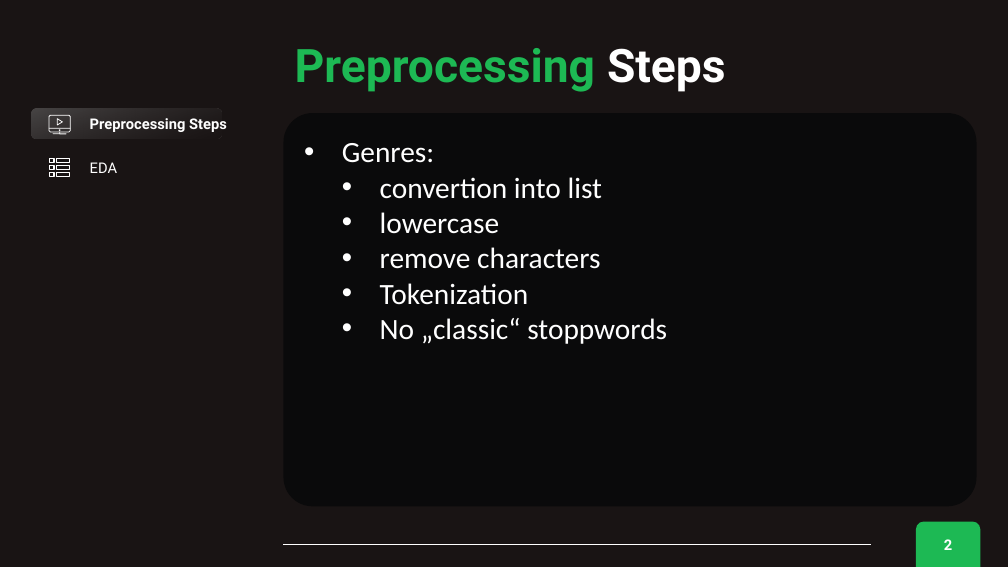
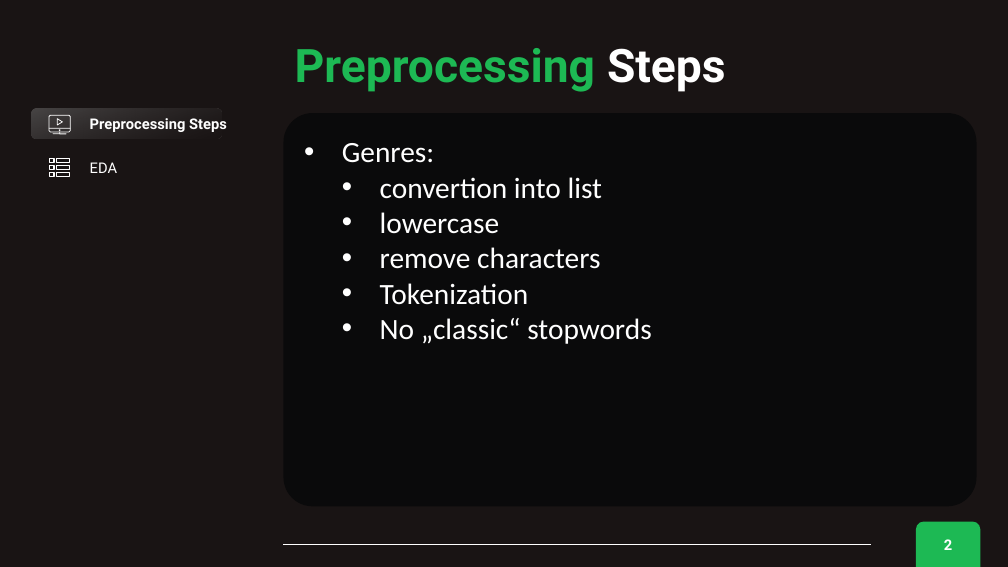
Before and after one commit to merve017/spotify_nlp, a slide deck: slide 2 of Presentations/Spotify NLP status 20231005.pptx. Drawn at 1008x567 pixels with LibreOffice and Linux fonts; fonts in the diff are those of the drawing. Boxes give left, top, right and bottom in pixels: in the first picture for what was removed or moved away, otherwise in the second. Text is boxed around its words. In the diff, an @@ line names an element or a change of style, - is before the commit and + after.

Commit message:
Add files via upload
habe tippfehler ausgebessert

```diff
--- a/Presentations/Spotify NLP status 20231005.pptx
+++ b/Presentations/Spotify NLP status 20231005.pptx
@@ text at bbox=[380, 318, 651, 344]: text changed @@
-  • No „classic“ stoppwords
+  • No „classic“ stopwords
```
